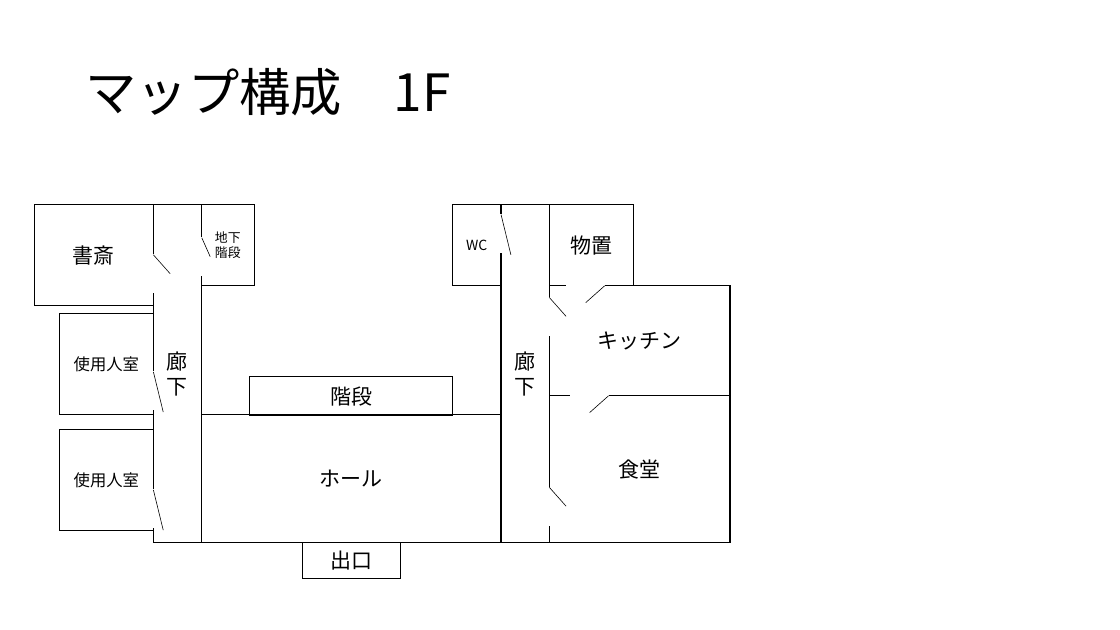
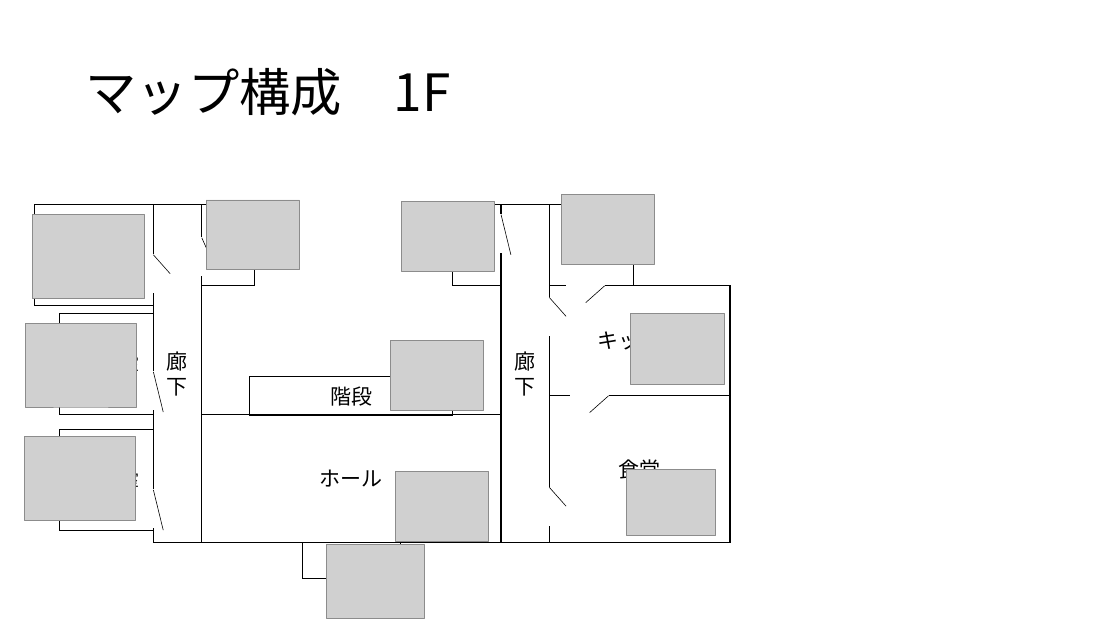
Before and after one commit to sumogri/ExitWith, a slide deck: slide 10 of Unity1week企画.pptx. Drawn at 1120x630 pixels with LibreOffice and Linux fonts; fonts in the diff are those of the drawing; grey boxes stand for pictures. Boxes give left, top, right and bottom in pixels: in the first picture for what was removed or moved away, otherwise in the second. Text is boxed around its words. In the diff, an @@ line names an element or a change of style, - is before the commit and + after.

```diff
--- a/Unity1week企画.pptx
+++ b/Unity1week企画.pptx
@@ picture added at box(207, 200, 300, 270) @@
@@ picture added at box(402, 202, 495, 271) @@
@@ picture added at box(561, 195, 655, 265) @@
@@ picture added at box(33, 214, 145, 298) @@
@@ text in rectangle at box(215, 231, 241, 258): text removed @@
-地下階段
@@ text in rectangle at box(466, 239, 487, 250): text removed @@
-WC
@@ text in rectangle at box(570, 235, 612, 255): text removed @@
-物置
@@ text in rectangle at box(73, 245, 115, 265): text removed @@
-書斎
@@ picture added at box(25, 323, 137, 408) @@
@@ picture added at box(630, 313, 724, 384) @@
@@ picture added at box(391, 340, 484, 410) @@
@@ picture added at box(24, 437, 136, 521) @@
@@ picture added at box(396, 471, 489, 541) @@
@@ picture added at box(627, 470, 716, 536) @@
@@ picture added at box(326, 544, 424, 618) @@
```
Also in this commit, not shown: 2 other slides changed, 29 other files.
